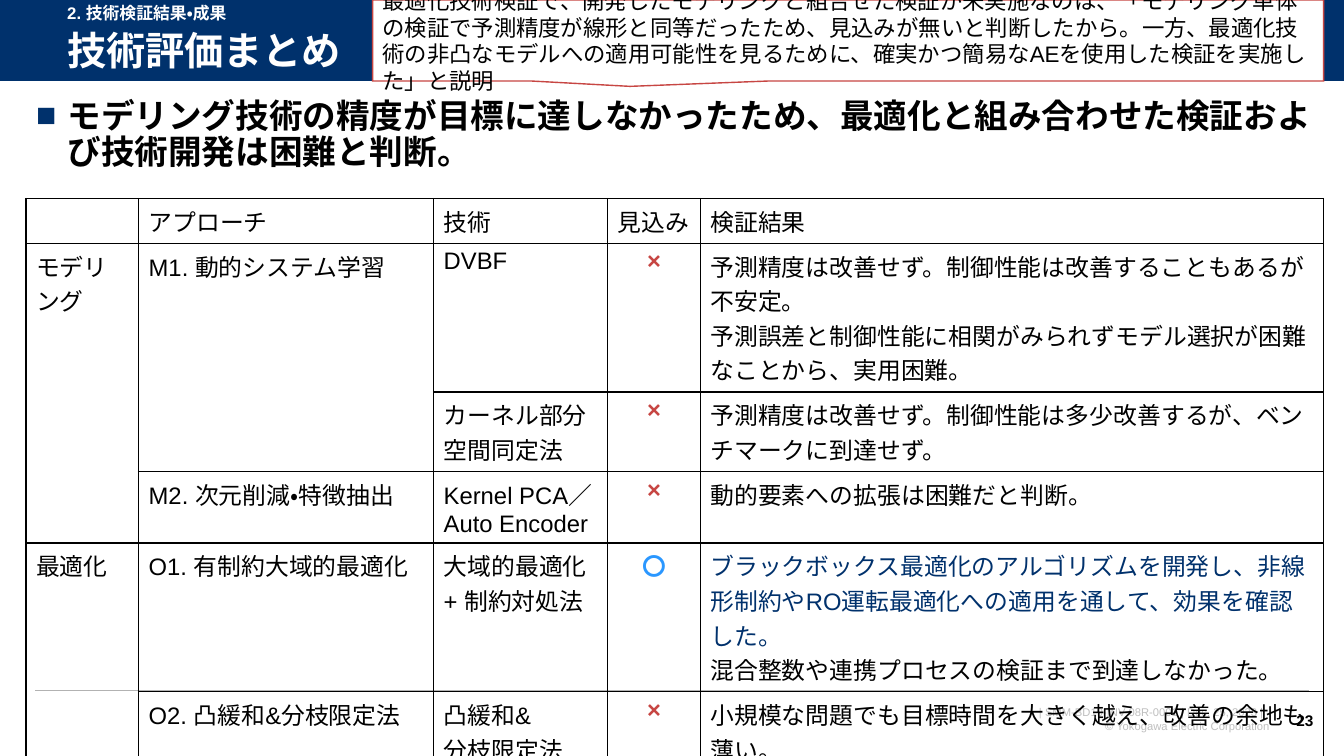
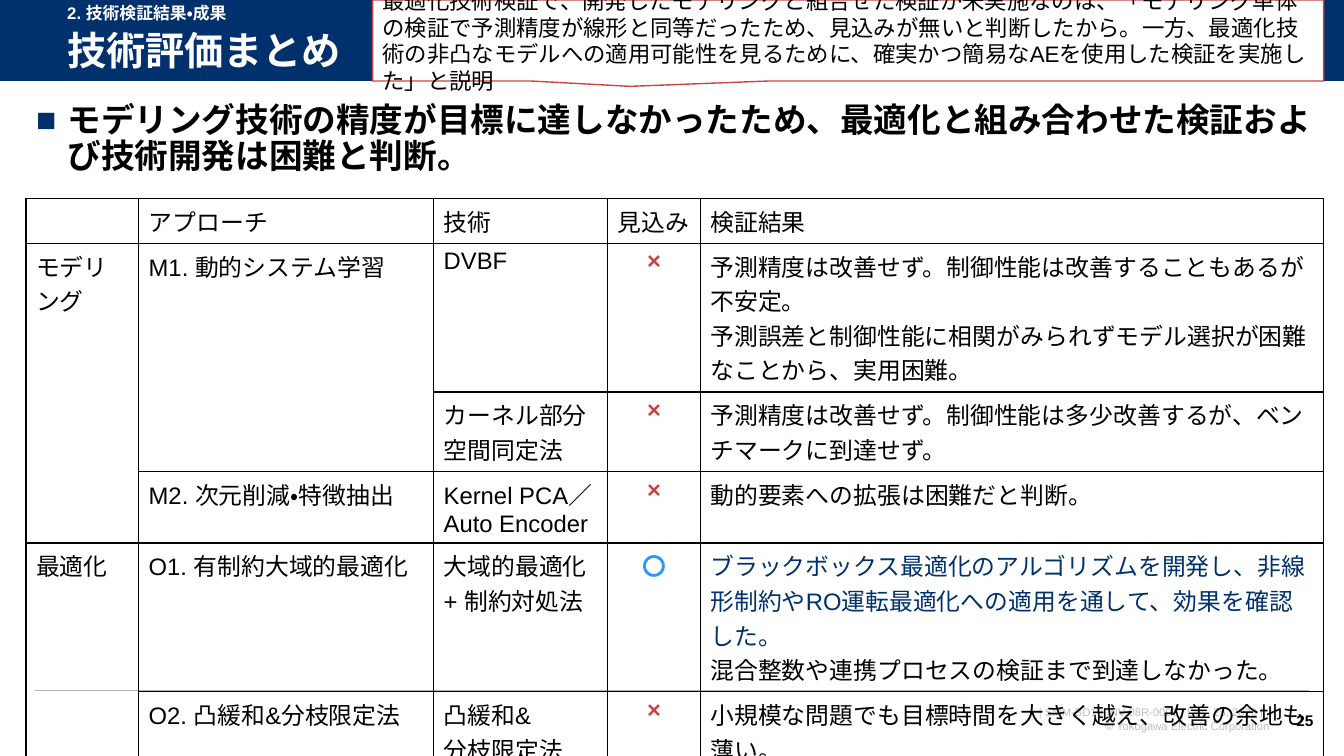
Before and after one commit to watarukumagai-git/opt, a slide deck: slide 25 of SoS/20231211_連携最適_LR2資料_kuma.pptx (slide 23 before the commit). Drawn at 1344x756 pixels with LibreOffice and Linux fonts; fonts in the diff are those of the drawing; background and template pictures are left out. Boxes give left, top, right and bottom in pixels: in the first picture for what was removed or moved away, otherwise in the second. Text is boxed around its words. In the diff, an @@ line names an element or a change of style, - is before the commit and + after.

```diff
--- a/SoS/20231211_連携最適_LR2資料_kuma.pptx
+++ b/SoS/20231211_連携最適_LR2資料_kuma.pptx
@@ text "モデリング技術の精度が目標に達しなかったため、最適化と組み合わせた検証および技術開発は困難と判断。": place and size @@
-text "モデリング技術の精度が目標に達しなかったため、最適化と組み合わせた検証および技術開発は困難と判断。" at box(68, 99, 1311, 167)
+text "モデリング技術の精度が目標に達しなかったため、最適化と組み合わせた検証および技術開発は困難と判断。" at box(68, 103, 1311, 171)
@@ page number at box(1296, 714, 1313, 726): text changed @@
-23
+25
```
Also in this commit, not shown: 15 other slides changed, 2 slides added.
